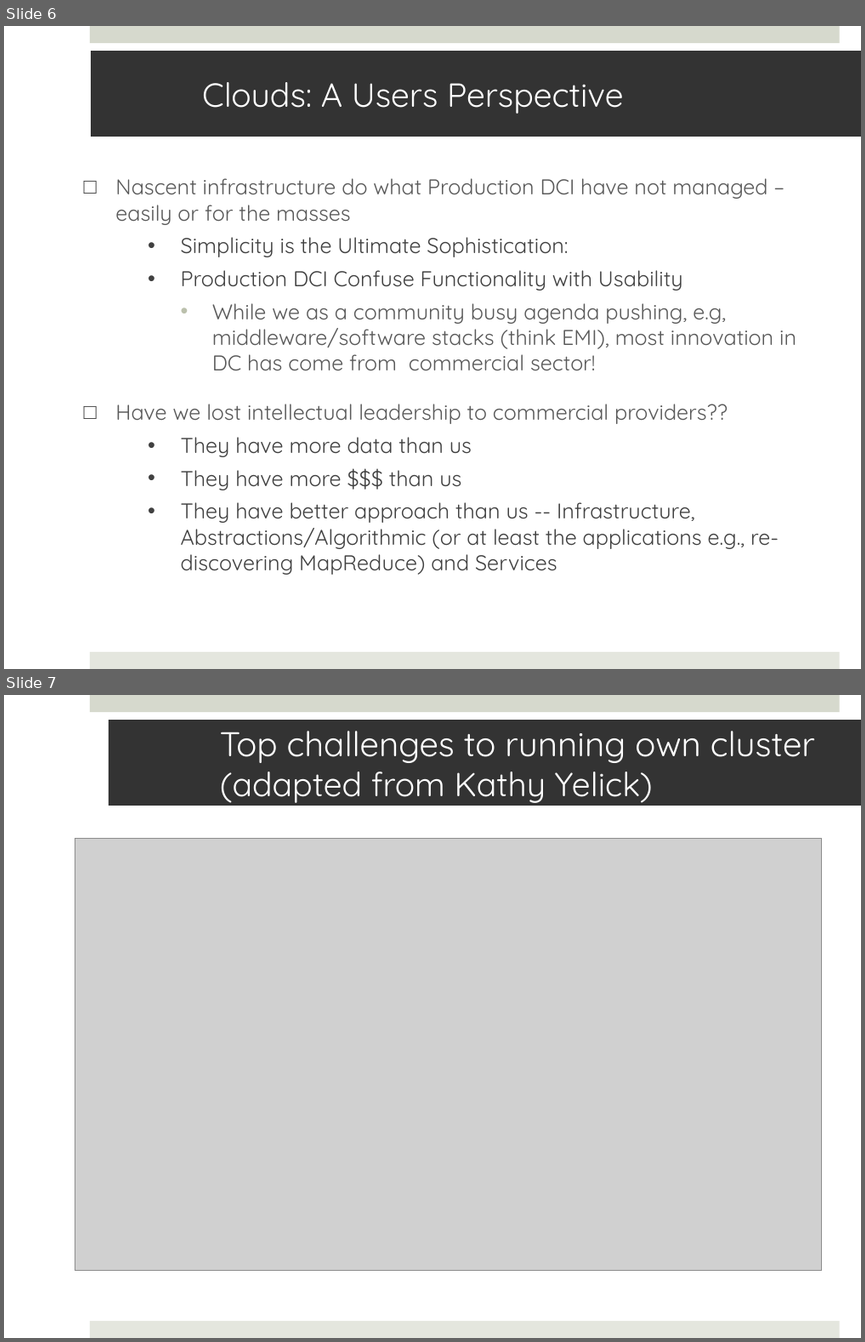
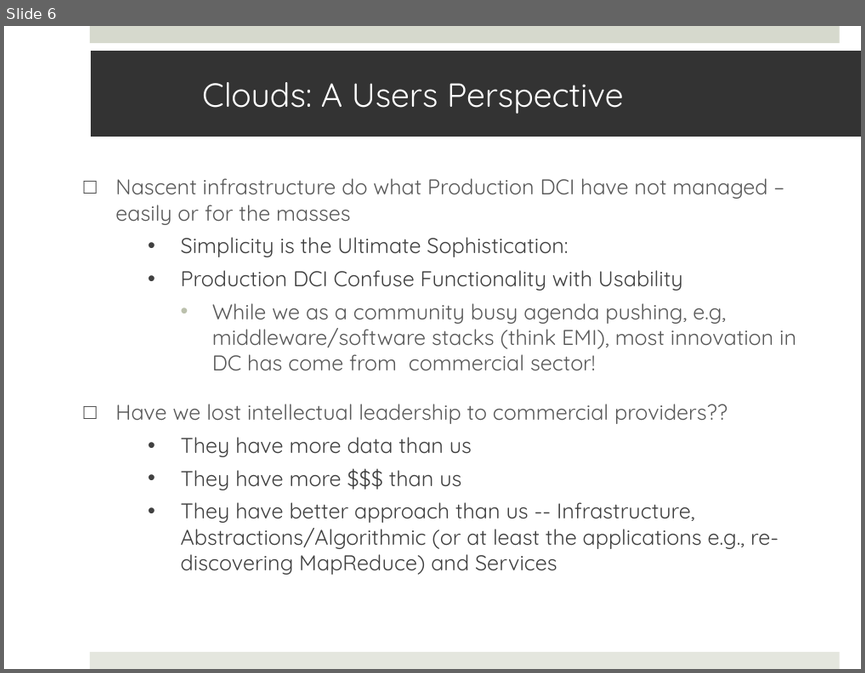
Before and after one commit to saga-project/saga-cpp-legacy-projects, a slide deck: papers/cloudcom10/presentation/cloudcom-panel.pptx. Shown one above the other, each under a label of ours: slides 6 and 7 before the commit, slide 6 after it. The pictures are 865x1342 and 865x673 pixels, drawn with LibreOffice and Linux fonts; fonts in the diff are those of the drawing; grey boxes stand for pictures. Boxes give left, top, right and bottom in pixels: in the first picture for what was removed or moved away, otherwise in the second. Text is boxed around its words. In the diff, an @@ line names an element or a change of style, - is before the commit and + after.

```diff
--- a/papers/cloudcom10/presentation/cloudcom-panel.pptx
+++ b/papers/cloudcom10/presentation/cloudcom-panel.pptx
@@ slide 7 removed at (x1=4, y1=695, x2=861, y2=1338), background #FFFFFF; not listed: 2 template elements that a slide beside it also shows @@
@@ title removed at (x1=109, y1=720, x2=861, y2=805) @@
-Top challenges to running own cluster
-(adapted from Kathy Yelick)
@@ picture removed at (x1=75, y1=838, x2=822, y2=1270) @@
```
Also in this commit, not shown: 1 slide changed, 2 other slides removed.
